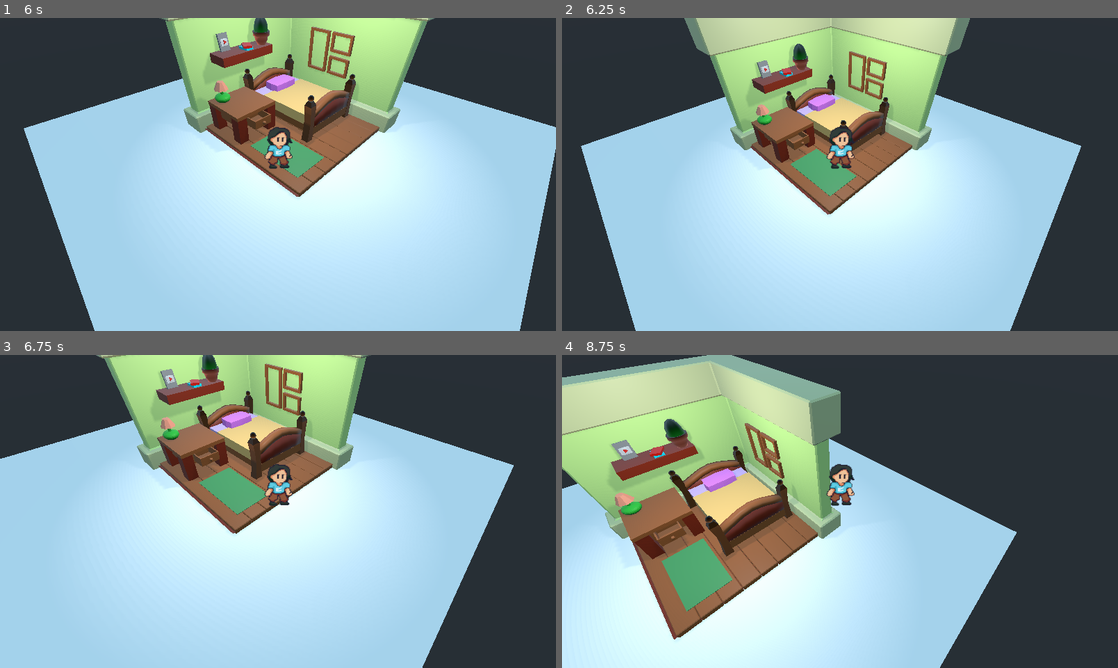
Above: before the commit, frames 1-4 (two rows, left to right).
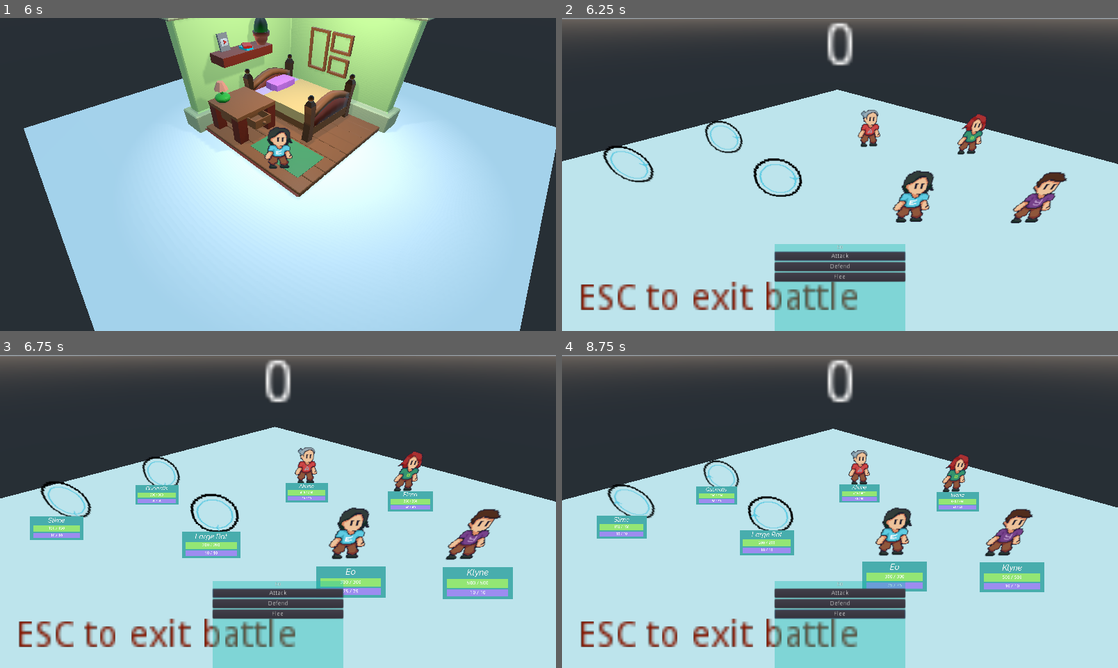
Above: after the commit, the same moments.

Repository: avsecam/aob
Game: Godot game, scene res://Scenes/Main.tscn
Two runs of this game, one before a commit and one after it. Both use one fixed random seed, a clock stepped at 60 frames per second and the inputs below.
Inputs (mouse positions are in pixels of both pictures, inside the frame that each line leads up to):
- Up to frame 1 (6 s): tap Enter (ui_accept) at 0.5, 0.77, 1.52, 3.02, 3.77, 4.52, 5 s; hold Right (ui_right) 0.53-1.28 s; hold Shift (sprint) 0.53-1.28 s; hold Down (ui_down) 1.28-2.03 s; tap Shift (sprint) every 1.5 s from 1.35 to 5.85 s; hold Right (ui_right) 2.03-2.78 s; hold Shift (sprint) 2.03-2.78 s; hold Up (ui_up) 2.78-3.53 s; hold Shift (sprint) 3.53-4.28 s; hold Left (ui_left) 3.53-5.03 s; tap Escape (ui_cancel) at 4.15 s; hold Down (ui_down) 5.03-5.78 s; hold Shift (sprint) 5.03-5.78 s; hold Right (ui_right) from 5.78 s (still down)
- Up to frame 2 (6.25 s): keep holding Right (ui_right); tap Enter (ui_accept) at 6.02 s
- Up to frame 3 (6.75 s): release Right (ui_right) at 6.5 s; click (278, 592) at 6.5 s, where only the run after the commit has a clickable "Attack"
- Up to frame 4 (8.75 s): hold Up (ui_up) 7.28-8.03 s; hold Shift (sprint) 7.28-8.03 s; tap Enter (ui_accept) at 7.52, 8.27 s; hold Right (ui_right) from 8.03 s (still down); tap Shift (sprint) at 8.1 s

Frame 1 is identical in both runs. In frame 2, 62% of the frame differs, in the area x 0-100%, y 0-100%; in frame 3, 64%; in frame 4, 77%.

Commit message:
Add single-target targetting

Diff:
--- a/Scenes/AutoLoad/EncounterHandler.gd
+++ b/Scenes/AutoLoad/EncounterHandler.gd
@@ -8,8 +8,8 @@
 const STEP_SIZE: float = 1.0
 var steps: int = 0 # counts the steps made by player
 var stepsTilEncounter: int = 0 # will be set to some number between MIN_STEPS_TIL_ENCOUNTER and MAX_STEPS_TIL_ENCOUNTER
-const MIN_STEPS_TIL_ENCOUNTER: int = 50
-const MAX_STEPS_TIL_ENCOUNTER: int = 100
+const MIN_STEPS_TIL_ENCOUNTER: int = 50 - 40
+const MAX_STEPS_TIL_ENCOUNTER: int = 100 - 60
 
 # sample array of heroes and enemies
 var enemies: Array = [
--- a/Scenes/Battle/Battle.gd
+++ b/Scenes/Battle/Battle.gd
@@ -8,8 +8,10 @@
 onready var combatOptions: Control = $CombatGUI/HBoxContainer/CombatOptions
 
 var turns: int = -1 # Number of turns cycled through
-var turnOrder: Array
+var turnOrder: Array = []
 
+var inTargetSelect: bool = false
+var targets: Array = [] # Array of positions
 
 func _ready():
 	PlayerData.inBattle = true
@@ -19,7 +21,23 @@
 	_set_combat_options()
 	_set_signals()
 
-	combatOptions.buttons[1].connect("pressed", heroPositions[0].get_child(0), "_attack", [enemyPositions[0].get_child(0)])
+	combatOptions.buttons[0].connect("pressed", self, "_target_select")
+
+
+func _target_select():
+	combatOptions.buttons[0].release_focus()
+	targets.append(enemyPositions[0])
+	_refresh_target_selection()
+	inTargetSelect = true
+
+
+func _refresh_target_selection():
+	if inTargetSelect:
+		targets.remove(0)
+	for enemy in enemyPositions:
+		enemy.get_child(0).isSelected = false
+	for target in targets:
+		target.get_child(0).isSelected = true
 
 
 func _add_participants():
@@ -62,7 +80,7 @@
 	turnOrder = []
 	for character in heroPositions + enemyPositions:
 		turnOrder.append(character)
-	turnOrder.sort_custom(SortBySpeed, "_sort_speed")
+#	turnOrder.sort_custom(SortBySpeed, "_sort_speed")
 
 
 # Next character in current turn queue
@@ -77,7 +95,7 @@
 	if currentCharacter.get_parent().name == "Heroes":
 		combatOptions.visible = true
 		combatOptions.label.text = currentCharacter.get_child(0).characterInfo.characterName
-		combatOptions.get_node("Container").get_child(1).grab_focus()
+		combatOptions.buttons[0].grab_focus()
 	else:
 		combatOptions.visible = false
 
@@ -88,8 +106,25 @@
 
 
 func _get_input():
-	if Input.is_action_just_pressed("ui_cancel"):
-		_exit_battle()
+#	if Input.is_action_just_pressed("ui_cancel"):
+#		_exit_battle()
+
+	if inTargetSelect:
+		var targetIndex: int = targets[0].get_index()
+		if Input.is_action_just_pressed("ui_left") or Input.is_action_just_pressed("ui_up"):
+			targets.append(enemyPositions[targetIndex - 1])
+			_refresh_target_selection()
+		elif Input.is_action_just_pressed("ui_right") or Input.is_action_just_pressed("ui_down"):
+			if targetIndex >= enemyPositions.size() - 1:
+				targets.append(enemyPositions[0])
+			else:
+				targets.append(enemyPositions[targetIndex + 1])
+			_refresh_target_selection()
+		elif Input.is_action_just_pressed("ui_cancel"):
+			inTargetSelect = false
+			targets = []
+			_refresh_target_selection()
+			_set_combat_options()
 
 
 func _physics_process(_delta):
--- a/Scenes/Battle/CombatCharacter.gd
+++ b/Scenes/Battle/CombatCharacter.gd
@@ -12,7 +12,7 @@
 var character: Spatial # Hero or Enemy node
 var characterInfo: CharacterStats
 var isHero: bool = false
-
+var isSelected: bool = false
 
 func _ready():
 	# set the combat info
@@ -28,6 +28,13 @@
 	else:
 		add_child(load(GameData.enemyScenePath).instance()) # make this dynamic when enemy tscn's are added
 	character = get_child(1)
+
+
+func _physics_process(_delta):
+	if isSelected:
+		character.sprite.modulate = Color(1, 0, 1, 1)
+	else:
+		character.sprite.modulate = Color(1, 1, 1, 1)
 
 
 func _update_health_bar():
